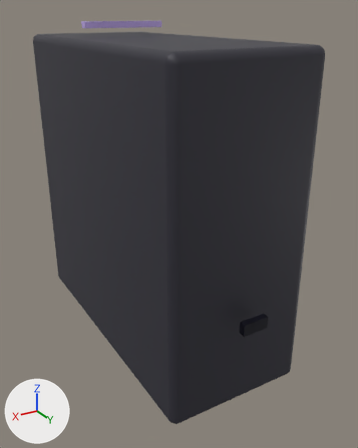
Two versions of the glTF model prototype/public/company-assets/desktop-computer-v1/desktop-computer/workstation-tower/v1/model.glb, one commit apart.
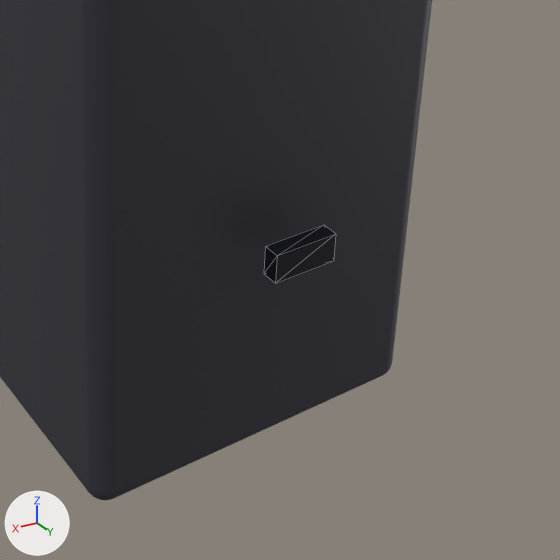
Old and new are each drawn whole from a 50 mm lens placed at (0.3, 0.563, 0.43), pointed at (-0.019, 0.031, 0.164) and again close up on the part from 37% to 100% of the width and 50% to 100% of the height. Arrows for +X, +Y and +Z are at lower left; the lights stay in place. The last two pictures show the newer version. The close-ups show mesh edges as thin lines. Where no turn or scale is listed for an object, it has been applied to the vertices. Vertices at exactly the same position are counted once.

The first close-up shows 'computer-body', 'power-port-back'.
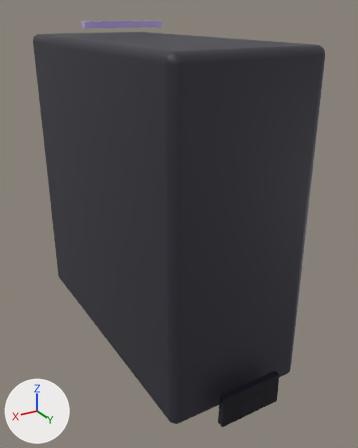
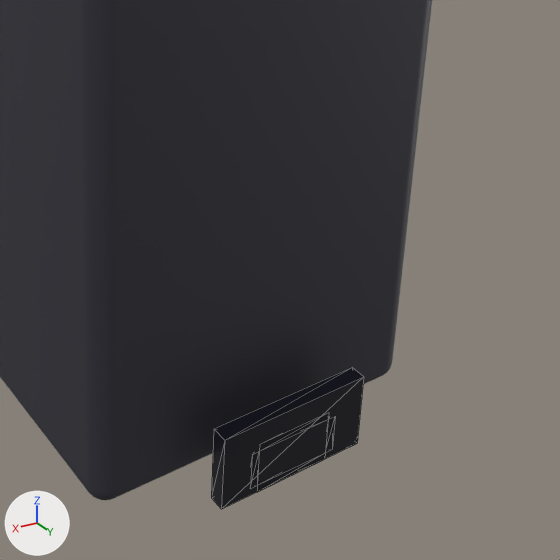
Pixel boxes [x1, y1, x2, y2] of what changed, in the close-ups (560 x 560 px):
'power-port-back', moved, rescaled (111% wider, 142% taller): before [264, 225, 336, 283]; after [211, 367, 364, 509]
'usb-frame-top', added: after [260, 413, 329, 451]
'usb-frame-bottom', added: after [257, 453, 325, 492]
'usb-frame-right', added: after [250, 452, 259, 488]
'usb-frame-left', added: after [326, 416, 335, 451]

The change, as a list of edits to the scene's bpy script:
```text
Change me_mesh_11:
    used by ob_power_port_back; location = (0.0, 0.22, 0.12)
    remove me_mesh_11.from_pydata(...)  # 8 vertices, 12 faces; spans x -0.016..0.016, y -0.004..0.004, z -0.007..0.007
    add me_mesh_11.from_pydata(...)  # 8 vertices, 12 faces; spans x -0.04..0.04, y -0.004..0.004, z -0.02..0.02
    me_mesh_11 part 1: the whole mesh is scaled about its middle by (2.5, 1, 2.86)
Add me_mesh_15:
    me_mesh_15.from_pydata(...)  # a box spanning x -0.02..0.02, y -0.001..0.001, z -0.002..0.002
    me_mesh_15.materials.append(mat_material_2)  # black #171722
Add me_mesh_13:
    me_mesh_13.from_pydata(...)  # a box spanning x -0.002..0.002, y -0.001..0.001, z -0.01..0.01
    me_mesh_13.materials.append(mat_material_2)  # black #171722
Change ob_power_port_back:
    ob_power_port_back.location: (0.0, 0.22, 0.12) -> (0.0, 0.221, 0.02)
Add ob_usb_frame_bottom:
    ob_usb_frame_bottom = bpy.data.objects.new('usb-frame-bottom', me_mesh_15)
    ob_usb_frame_bottom.location = (0.0, 0.224, 0.002)
Add ob_usb_frame_top:
    ob_usb_frame_top = bpy.data.objects.new('usb-frame-top', me_mesh_15.copy())
    ob_usb_frame_top.location = (0.0, 0.224, 0.026)
Add ob_usb_frame_right:
    ob_usb_frame_right = bpy.data.objects.new('usb-frame-right', me_mesh_13)
    ob_usb_frame_right.location = (0.022, 0.224, 0.014)
Add ob_usb_frame_left:
    ob_usb_frame_left = bpy.data.objects.new('usb-frame-left', me_mesh_13.copy())
    ob_usb_frame_left.location = (-0.022, 0.224, 0.014)
```
